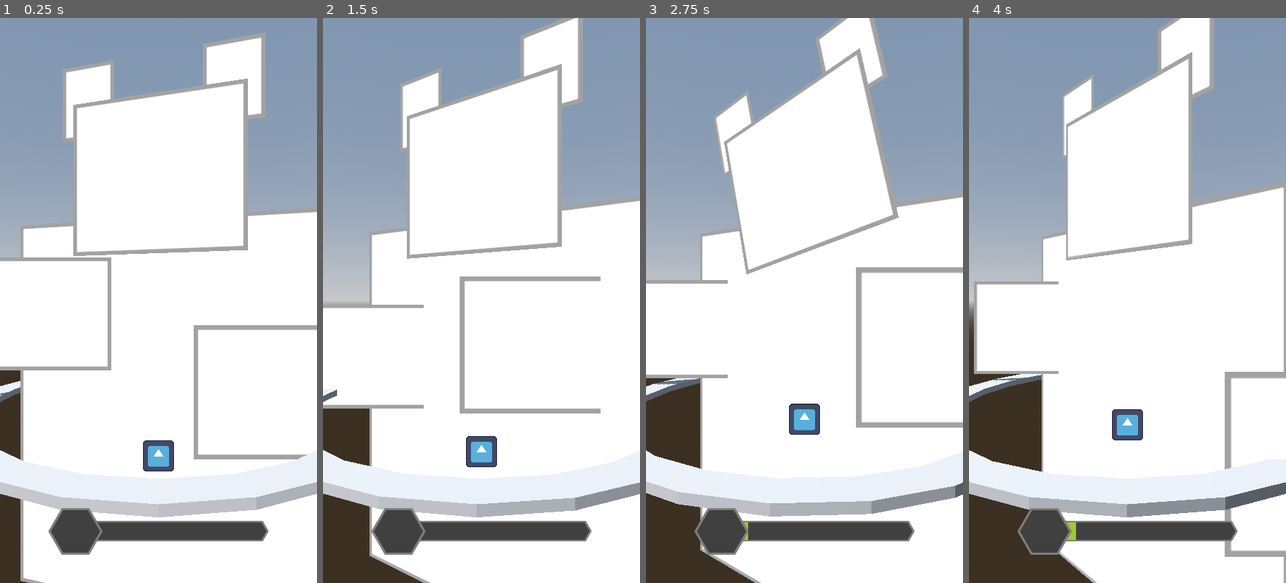
Above: before the commit, frames 1-4 (left to right).
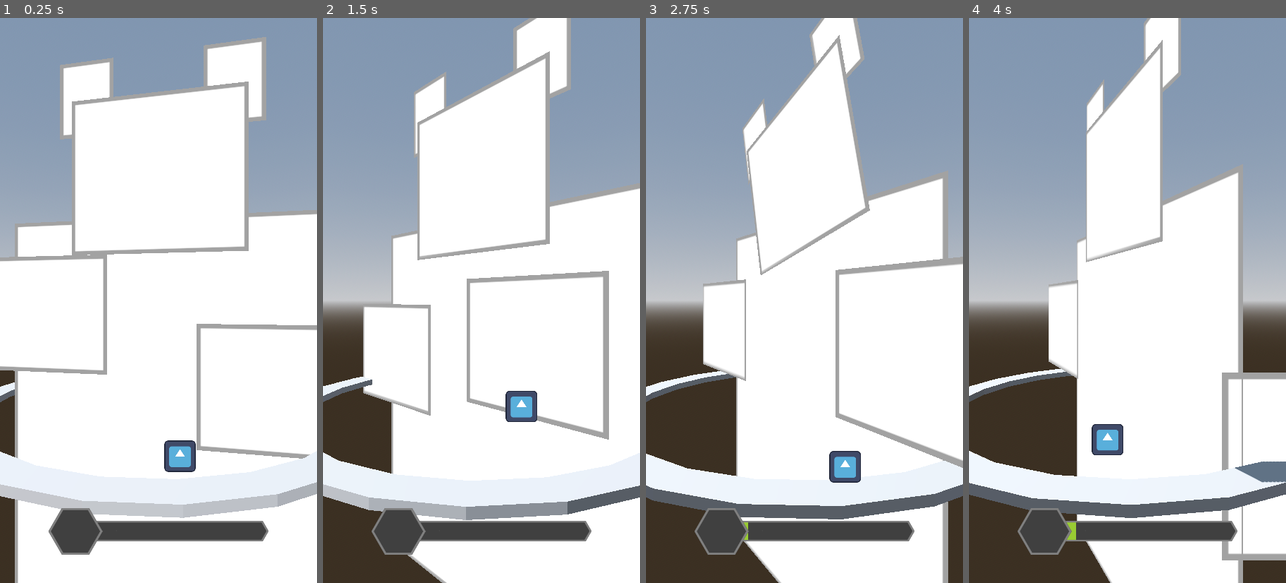
Above: after the commit, the same moments.

Repository: Birdboys/barryBee2.0
Game: Godot game, scene res://Scenes/test_level.tscn
Two runs of this game, one before a commit and one after it. Both use one fixed random seed, a clock stepped at 60 frames per second and the inputs below. The engine's default icon, where the game draws it, is replaced by a stand-in: a white triangle on a blue panel in a dark square.
Inputs:
- Up to frame 1 (0.25 s): no input
- Up to frame 2 (1.5 s): hold D (right) 0.53-1.28 s; hold Space (fly) 0.53-1.28 s; hold A (left) from 1.28 s (still down); tap Space (fly) at 1.35 s
- Up to frame 3 (2.75 s): release A (left) at 2.03 s; hold D (right) from 2.03 s (still down); hold Space (fly) from 2.03 s (still down)
- Up to frame 4 (4 s): release Space (fly) at 2.78 s; tap Space (fly) at 2.85 s; release D (right) at 3.53 s; hold A (left) from 3.53 s (still down); hold Space (fly) from 3.53 s (still down)

The runs differ from the first frame. In frame 1, 6.0% of the frame differs, in the area x 0-100%, y 2-100%; in frame 2, 16%; in frame 3, 22%; in frame 4, 25%, in the area x 0-100%, y 0-100%.

Commit message:
you can dash now

Diff:
--- a/Scenes/base_boss.tscn
+++ b/Scenes/base_boss.tscn
@@ -9,10 +9,6 @@
 [sub_resource type="CylinderShape3D" id="CylinderShape3D_h55l4"]
 height = 8.0
 radius = 4.5
-
-[sub_resource type="StandardMaterial3D" id="StandardMaterial3D_xrlmj"]
-transparency = 1
-albedo_color = Color(0.792157, 0, 0.129412, 0.756863)
 
 [sub_resource type="Animation" id="Animation_eglyx"]
 length = 0.001
@@ -99,6 +95,30 @@
 "transitions": PackedFloat32Array(1),
 "update": 1,
 "values": [false]
+}
+tracks/7/type = "value"
+tracks/7/imported = false
+tracks/7/enabled = true
+tracks/7/path = NodePath("bossPawRight:billboard")
+tracks/7/interp = 1
+tracks/7/loop_wrap = true
+tracks/7/keys = {
+"times": PackedFloat32Array(0),
+"transitions": PackedFloat32Array(1),
+"update": 1,
+"values": [0]
+}
+tracks/8/type = "value"
+tracks/8/imported = false
+tracks/8/enabled = true
+tracks/8/path = NodePath("bossPawLeft:billboard")
+tracks/8/interp = 1
+tracks/8/loop_wrap = true
+tracks/8/keys = {
+"times": PackedFloat32Array(0),
+"transitions": PackedFloat32Array(1),
+"update": 1,
+"values": [0]
 }
 
 [sub_resource type="Animation" id="Animation_63gdp"]
@@ -510,7 +530,7 @@
 tracks/3/interp = 1
 tracks/3/loop_wrap = true
 tracks/3/keys = {
-"times": PackedFloat32Array(0.75, 3),
+"times": PackedFloat32Array(0, 3),
 "transitions": PackedFloat32Array(1, 1),
 "update": 1,
 "values": [true, false]
@@ -565,7 +585,7 @@
 tracks/3/interp = 1
 tracks/3/loop_wrap = true
 tracks/3/keys = {
-"times": PackedFloat32Array(0.75, 3),
+"times": PackedFloat32Array(0, 3),
 "transitions": PackedFloat32Array(1, 1),
 "update": 1,
 "values": [true, false]
@@ -796,7 +816,6 @@
 [node name="bossPawRight" type="Sprite3D" parent="."]
 transform = Transform3D(1, 0, 0, 0, 1, 0, 0, 0, 1, -11.5562, 5.35262, -2)
 pixel_size = 0.08
-billboard = 1
 transparent = false
 texture = ExtResource("4_rs7p5")
 
@@ -812,7 +831,6 @@
 [node name="bossPawLeft" type="Sprite3D" parent="."]
 transform = Transform3D(1, 0, 0, 0, 1, 0, 0, 0, 1, 11.556, 5.353, -2)
 pixel_size = 0.08
-billboard = 1
 transparent = false
 texture = ExtResource("4_rs7p5")
 
@@ -824,12 +842,6 @@
 [node name="pawLeftHutboxCol" type="CollisionShape3D" parent="bossPawLeft/pawLeftHurtbox"]
 shape = SubResource("CylinderShape3D_h55l4")
 
-[node name="CSGBox3D" type="CSGCylinder3D" parent="bossPawLeft"]
-visible = false
-radius = 4.5
-height = 8.0
-material = SubResource("StandardMaterial3D_xrlmj")
-
 [node name="bossAnim" type="AnimationPlayer" parent="."]
 libraries = {
 "": SubResource("AnimationLibrary_8syek")
--- a/Scenes/bee_character.tscn
+++ b/Scenes/bee_character.tscn
@@ -15,6 +15,50 @@
 
 [sub_resource type="SphereShape3D" id="SphereShape3D_xr7x2"]
 radius = 1.0
+
+[sub_resource type="Animation" id="Animation_tjvyh"]
+length = 0.001
+
+[sub_resource type="Animation" id="Animation_m2xhm"]
+resource_name = "dash_left"
+length = 0.15
+step = 0.05
+tracks/0/type = "value"
+tracks/0/imported = false
+tracks/0/enabled = true
+tracks/0/path = NodePath(".:bee_air_speed")
+tracks/0/interp = 1
+tracks/0/loop_wrap = true
+tracks/0/keys = {
+"times": PackedFloat32Array(0, 0.1, 0.15),
+"transitions": PackedFloat32Array(1, 2, 1),
+"update": 0,
+"values": [3.0, 3.0, 0.75]
+}
+
+[sub_resource type="Animation" id="Animation_rm0ea"]
+resource_name = "dash_right"
+length = 0.15
+step = 0.05
+tracks/0/type = "value"
+tracks/0/imported = false
+tracks/0/enabled = true
+tracks/0/path = NodePath(".:bee_air_speed")
+tracks/0/interp = 1
+tracks/0/loop_wrap = true
+tracks/0/keys = {
+"times": PackedFloat32Array(0, 0.1, 0.15),
+"transitions": PackedFloat32Array(1, 2, 1),
+"update": 0,
+"values": [-3.0, -3.0, -0.75]
+}
+
+[sub_resource type="AnimationLibrary" id="AnimationLibrary_kxgqy"]
+_data = {
+"RESET": SubResource("Animation_tjvyh"),
+"dash_left": SubResource("Animation_m2xhm"),
+"dash_right": SubResource("Animation_rm0ea")
+}
 
 [node name="beeCharacter" type="CharacterBody3D"]
 collision_layer = 0
@@ -35,6 +79,9 @@
 shape = SubResource("SphereShape3D_xr7x2")
 
 [node name="beeAnim" type="AnimationPlayer" parent="."]
+libraries = {
+"": SubResource("AnimationLibrary_kxgqy")
+}
 
 [node name="beeCam" type="Camera3D" parent="."]
 current = true
--- a/Scripts/bee_character.gd
+++ b/Scripts/bee_character.gd
@@ -4,7 +4,11 @@
 @onready var bursting := false
 @onready var bee_health := 3
 @onready var bee_speed := 0.5
+@onready var bee_air_acc := 1
+@onready var bee_air_max_speed := 0.75
+@export var bee_air_speed := 0.0
 @onready var bee_max_vert := 8
+@onready var bee_jump_boost := 2.0
 @onready var field_height := 5.0
 @onready var field_radius := 15.0
 @onready var cam_offset := Vector3(0,8,-15)
@@ -12,6 +16,8 @@
 @onready var pollen_use_rate := 20.0
 @onready var pollen_val := 0.0
 @onready var pollen_thrust := gravity + 7.5
+@onready var pollen_dash_cost := 15.0
+@onready var pollen_dash_dist := deg_to_rad(20)
 @onready var pollen_burst_cost := 30.0
 @onready var pollen_burst_thrust := 30.0
 @onready var double_tap_timer := 0.0
@@ -19,6 +25,7 @@
 @onready var cam := $beeCam
 @onready var pollenBar := $beeUI/beeUIMargin/UIBars/pollenBar
 @onready var progressBar := $beeUI/beeUIMargin/UIBars/progressBar
+@onready var beeAnim := $beeAnim
 
 func _process(delta):
 	handleInput(delta)
@@ -27,14 +34,16 @@
 	moveCamera()
 
 func handleInput(delta):
-	if Input.is_action_pressed("left"):
-		position = position.rotated(Vector3.UP, -bee_speed*delta)
-	if Input.is_action_pressed("right"):
-		position = position.rotated(Vector3.UP, bee_speed*delta)
+	if is_on_floor():
+		if Input.is_action_pressed("left"):
+			position = position.rotated(Vector3.UP, -bee_speed*delta)
+		if Input.is_action_pressed("right"):
+			position = position.rotated(Vector3.UP, bee_speed*delta)
 
 func handleFlying(delta):
 	if not is_on_floor() and not bursting:
 		velocity.y -= gravity * delta
+		position = position.rotated(Vector3.UP, -bee_air_speed*delta)
 	move_and_slide()
 
 func handlePollen(delta):
@@ -43,6 +52,14 @@
 		pollen_val = min(pollen_val, 100)
 		bursting = false
 	if Input.is_action_just_pressed("fly") and not bursting:
+		if is_on_floor():
+			if Input.is_action_pressed("left"):
+				bee_air_speed = bee_speed
+			elif Input.is_action_pressed("right"):
+				bee_air_speed = -bee_speed
+			else:
+				bee_air_speed = 0.0
+			velocity.y = bee_jump_boost
 		var new_time = Time.get_ticks_msec()
 		if new_time - double_tap_timer < double_tap_sensitivity * 1000:
 			pollenBurst()
@@ -51,18 +68,35 @@
 		if pollen_val > 0:
 			pollen_val -= pollen_use_rate * delta
 			pollen_val = max(pollen_val, 0.0)
+			if Input.is_action_pressed("left"):
+				bee_air_speed += bee_air_acc*delta
+			if Input.is_action_pressed("right"):
+				bee_air_speed -= bee_air_acc*delta
+			bee_air_speed = clamp(bee_air_speed, -bee_air_max_speed, bee_air_max_speed)
 			velocity.y += pollen_thrust * delta
 			velocity.y = min(velocity.y, bee_max_vert)
 	pollenBar.value = pollen_val
+
 func pollenBurst():
-	if pollen_val > 0 and not is_on_floor():
-		pollen_val -= pollen_burst_cost
+	if pollen_val > 0 and not is_on_floor() and not bursting:
+		if Input.is_action_pressed("left"):
+			pollen_val -= pollen_dash_cost
+			beeAnim.play("dash_left")
+			bee_air_speed = bee_air_max_speed
+		elif Input.is_action_pressed("right"):
+			pollen_val -= pollen_dash_cost
+			beeAnim.play("dash_right")
+			bee_air_speed = -bee_air_max_speed
+		else:
+			pollen_val -= pollen_burst_cost
+			velocity.y = -pollen_burst_thrust
+			bursting = true
 		pollen_val = max(pollen_val, 0)
-		velocity.y = -pollen_burst_thrust
-		bursting = true
 
 func moveCamera():
-	cam.position = cam_offset.rotated(Vector3.UP, getAngle()) - Vector3(0, position.y, 0)
+	var cam_angle = Vector3.FORWARD.signed_angle_to(Vector3(cam.position.x,0,cam.position.z), Vector3.UP)
+	var new_angle = lerp_angle(cam_angle, getAngle(), 0.05)
+	cam.position = cam_offset.rotated(Vector3.UP, new_angle) - Vector3(0, position.y, 0)
 	cam.look_at(Vector3(0, cam_offset.y, 0))
 
 func getAngle():
@@ -74,4 +108,4 @@
 
 func _on_bee_hurtbox_area_entered(area):
 	bee_health-=1
-	print("IM HIT OH FUG OH HGOD AHg")
+	print("bee hit")
Not shown: 1 places in Scenes/base_boss.tscn that only renumber resources
Not shown: 1 places in Scenes/bee_character.tscn that only renumber resources
